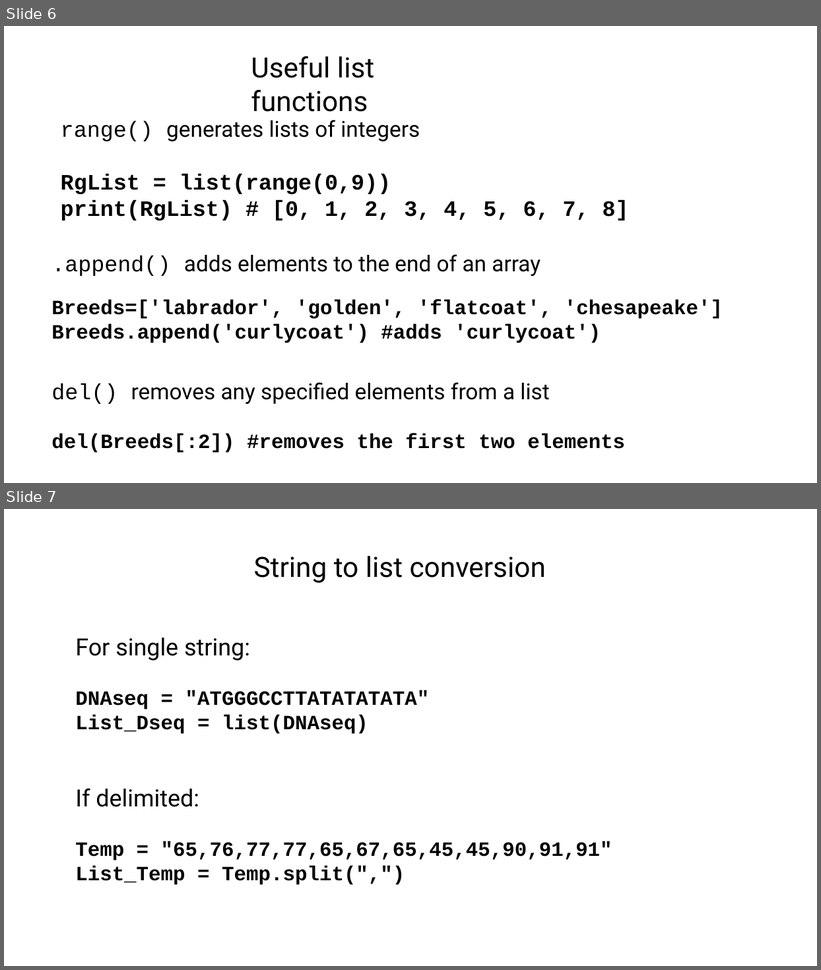
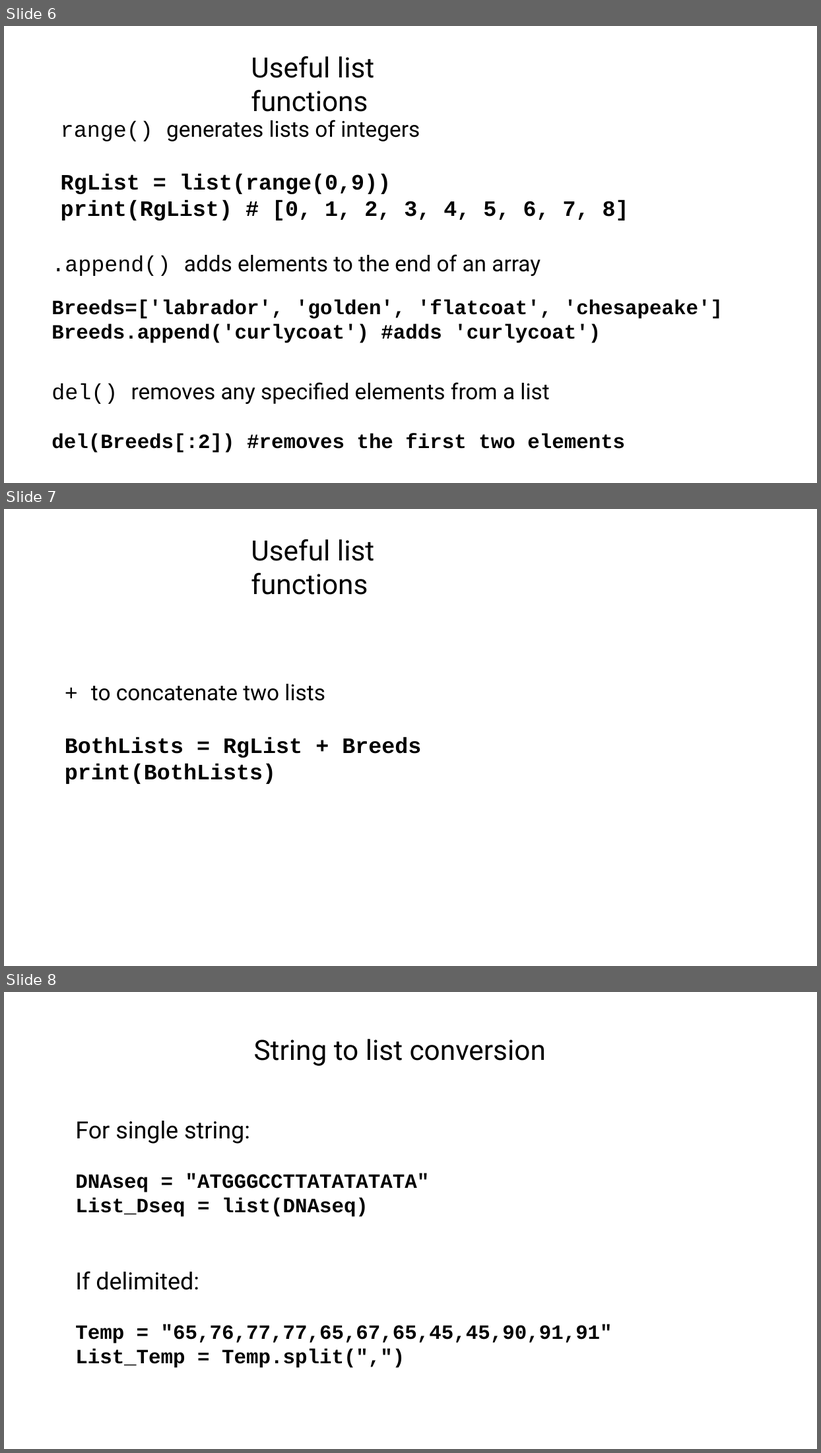
Before and after one commit to tparchman/F24_BIOL792, a slide deck: week7_pythonII/week7_python_chap9.pptx. Shown one above the other, each under a label of ours: slides 6 and 7 before the commit, slides 6, 7 and 8 after it. The pictures are 821x970 and 821x1453 pixels, drawn with LibreOffice and Linux fonts; fonts in the diff are those of the drawing. Boxes give left, top, right and bottom in pixels: in the first picture for what was removed or moved away, otherwise in the second. Text is boxed around its words. In the diff, an @@ line names an element or a change of style, - is before the commit and + after.

```diff
--- a/week7_pythonII/week7_python_chap9.pptx
+++ b/week7_pythonII/week7_python_chap9.pptx
@@ slide 7 added at (4, 509, 817, 966), background #FFFFFF @@
@@ text added at (251, 539, 374, 595), 33 pt, text #000000 @@
+Useful list functions
@@ text added at (65, 684, 421, 784), 26 pt, text #000000, bold @@
++ to concatenate two lists
+BothLists = RgList + Breeds
+print(BothLists)
@@ what was slide 7 is now slide 8 @@
```
Also in this commit, not shown: 1 slide changed.
